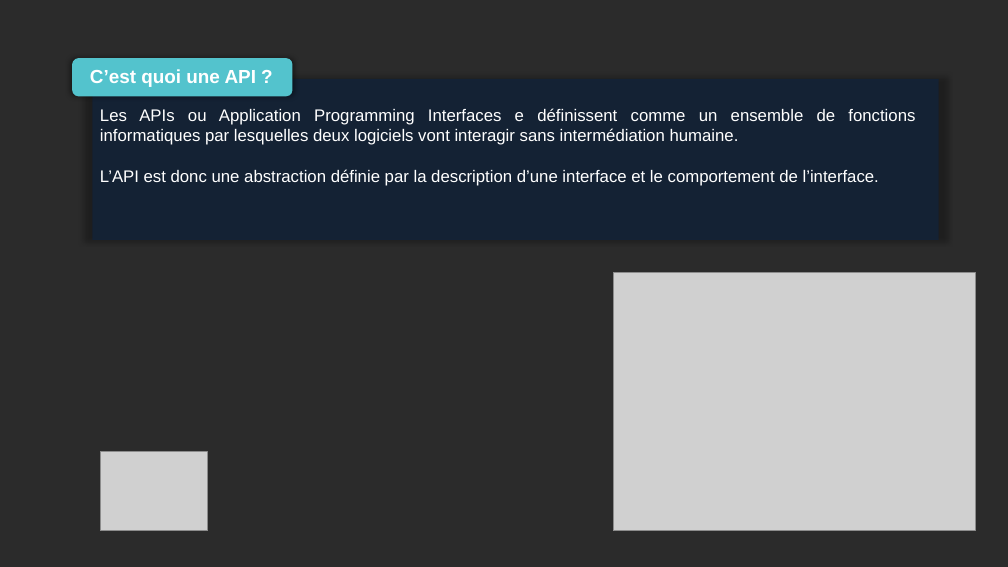
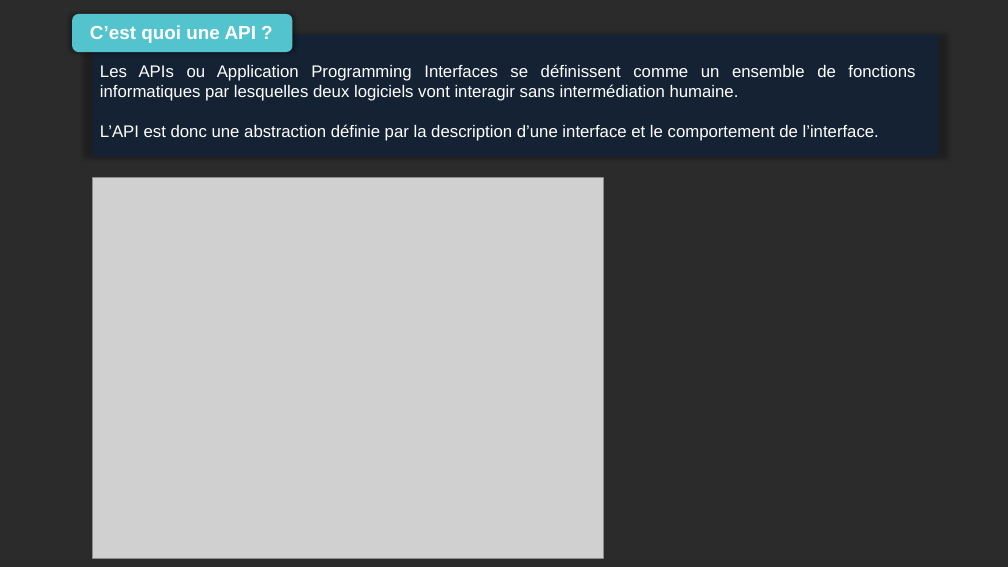
Before and after one commit to Mario-35/api-prestentation, a slide deck: slide 4 of prestentation.pptx (slide 6 before the commit). Drawn at 1008x567 pixels with LibreOffice and Linux fonts; fonts in the diff are those of the drawing; grey boxes stand for pictures; background and template pictures are left out; a plain dark background stands for a picture behind light text. Boxes give left, top, right and bottom in pixels: in the first picture for what was removed or moved away, otherwise in the second. Text is boxed around its words. In the diff, an @@ line names an element or a change of style, - is before the commit and + after.

```diff
--- a/prestentation.pptx
+++ b/prestentation.pptx
@@ 2 texts, 1 rounded rectangle: place and size @@
-2 texts, 1 rounded rectangle at bbox=[72, 58, 915, 186]
+2 texts, 1 rounded rectangle at bbox=[72, 14, 915, 141]
@@ rectangle: place and size @@
-rectangle at bbox=[92, 79, 938, 240]
+rectangle at bbox=[92, 35, 938, 157]
@@ text at bbox=[100, 64, 915, 101]: text changed @@
-Les APIs ou Application Programming Interfaces e définissent comme un ensemble de fonctions informatiques par lesquelles deux logiciels vont interagir sans intermédiation humaine.
+Les APIs ou Application Programming Interfaces se définissent comme un ensemble de fonctions informatiques par lesquelles deux logiciels vont interagir sans intermédiation humaine.
@@ picture added at bbox=[92, 177, 603, 559] @@
@@ picture removed at bbox=[613, 272, 975, 531] @@
@@ picture removed at bbox=[101, 452, 208, 532] @@
```
Also in this commit, not shown: 10 other slides changed, 6 slides added, 2 slides removed, 19 other files.
